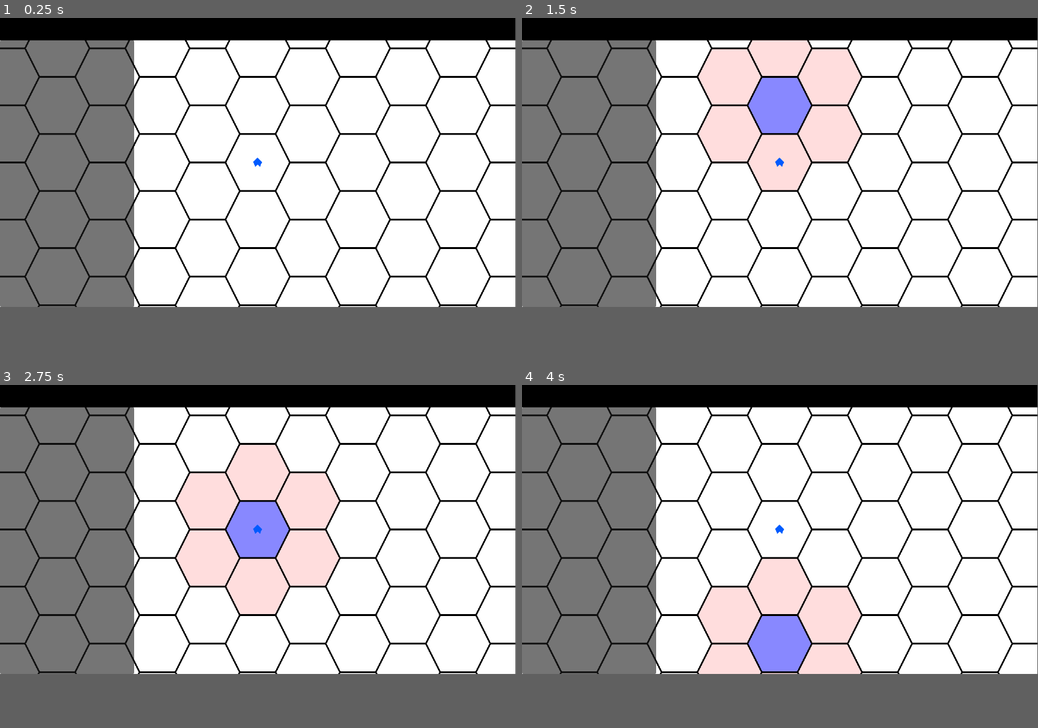
Above: before the commit, frames 1-4 (two rows, left to right).
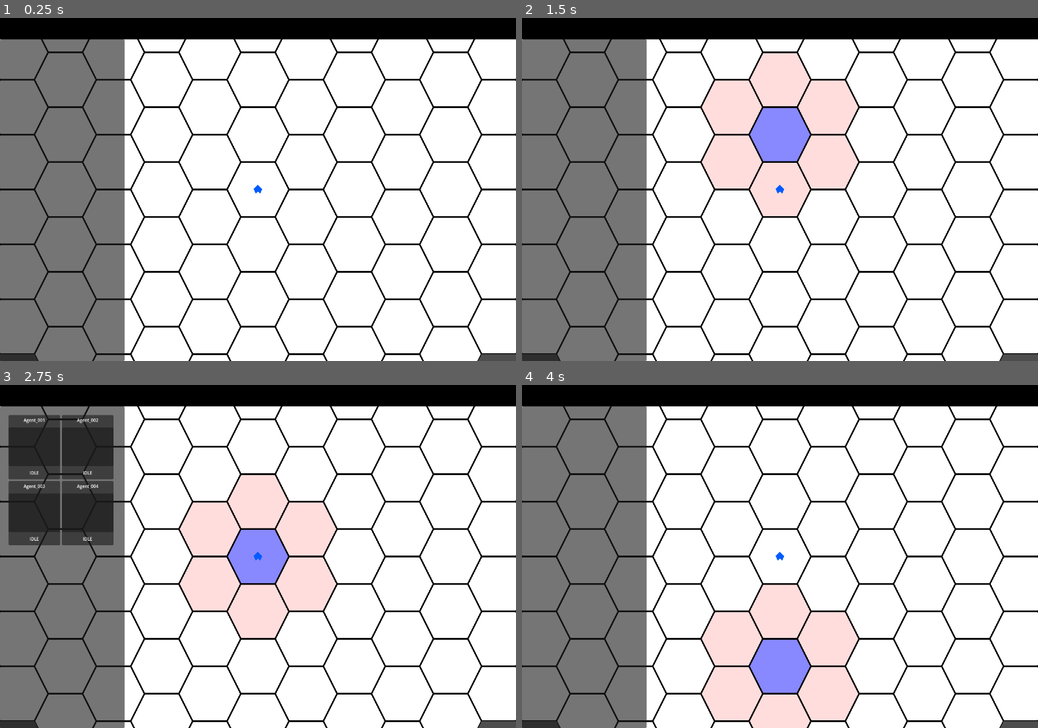
Above: after the commit, the same moments.

Repository: Drakosam/game_1
Game: Godot game, scene res://main_game_loop.tscn
Same seed, same stepped clock (60 frames per second), same inputs: the game is played once before the commit and once after it.
Inputs (mouse positions are in pixels of both pictures, inside the frame that each line leads up to):
- Up to frame 1 (0.25 s): no input
- Up to frame 2 (1.5 s): tap Enter at 0.5 s; move the mouse to (780, 48) at 0.52 s; click (780, 48) at 0.67 s; tap Space at 1.25 s; move the mouse to (780, 103) at 1.27 s; click (780, 103) at 1.42 s
- Up to frame 3 (2.75 s): tap Enter at 2 s; move the mouse to (258, 529) at 2.02 s; click (258, 529) at 2.17 s
- Up to frame 4 (4 s): tap Space at 2.75 s; move the mouse to (780, 587) at 2.77 s; click (780, 587) at 2.92 s; tap Enter at 3.5 s; move the mouse to (780, 642) at 3.52 s; click (780, 642) at 3.67 s
The window is 799x449 before the commit and 800x533 after it. Grey fills any space a smaller window leaves; there, only what the larger window draws over its background counts as a difference.

The runs differ from the first frame. In frame 1, 17% of the frame differs, in the area x 0-100%, y 0-100%; in frame 2, 23%; in frame 3, 29%; in frame 4, 24%.

Commit message:
-show agents in region

Diff:
--- a/Backend/agent_backend.gd
+++ b/Backend/agent_backend.gd
@@ -2,8 +2,10 @@
 
 
 var AgentClass = preload("res://Actors/agent.tscn")
+var show_region_name = ''
 
 signal update_agent_locations(agent_locations)
+signal update_agents_in_region(agents_list)
 
 func _ready():
 	pass
@@ -30,3 +32,13 @@
 		agent_locations.append(agent.tile_posytions)
 
 	emit_signal('update_agent_locations', agent_locations)
+
+
+func pick_agent_list_for_region(region_name = ''):
+	if show_region_name != region_name and region_name:
+		show_region_name = region_name
+		var agents_in_location = []
+		for agent in get_children():
+			if agent.tile_posytions == region_name:
+				agents_in_location.append(agent)
+		emit_signal("update_agents_in_region",agents_in_location)
--- a/Interface/agent_panel.gd
+++ b/Interface/agent_panel.gd
@@ -1,4 +1,6 @@
 extends Panel
+
+var AgentPreviewClass = preload('res://Interface/component/agent_preview.tscn')
 
 signal view_is_blocked(status)
 
@@ -6,9 +8,39 @@
 	pass
 
 
-func _on_scroll_container_mouse_entered():
+func _mouse_entered():
 	emit_signal('view_is_blocked',true)
 
 
-func _on_scroll_container_mouse_exited():
+func _mouse_exited():
 	emit_signal('view_is_blocked',false)
+
+
+func _add_preview(_agent):
+	var agent_preview = AgentPreviewClass.instantiate()
+	agent_preview.connect('update_block_vision',_update_block_view_signal)
+	agent_preview.set_agent(_agent)
+
+	$ScrollContainer/GridContainer.add_child(agent_preview)
+
+
+func _remove_preview(child):
+	child.disconnect('update_block_vision',_update_block_view_signal)
+	$ScrollContainer/GridContainer.remove_child(child)
+	child.queue_free()
+
+
+func _update_block_view_signal():
+	var block = false
+	for child in $ScrollContainer/GridContainer.get_children():
+		block = block or child.block_vision
+
+	emit_signal('view_is_blocked',block)
+
+
+func set_agents(agents_list):
+	for child in $ScrollContainer/GridContainer.get_children():
+		_remove_preview(child)
+
+	for agent in agents_list:
+		_add_preview(agent)
--- a/Interface/agent_panel.tscn
+++ b/Interface/agent_panel.tscn
@@ -5,7 +5,7 @@
 [node name="AgentPanel" type="Panel"]
 anchors_preset = 9
 anchor_bottom = 1.0
-offset_right = 300.0
+offset_right = 290.0
 grow_vertical = 2
 script = ExtResource("1_nxdh4")
 
@@ -14,6 +14,10 @@
 anchors_preset = 15
 anchor_right = 1.0
 anchor_bottom = 1.0
+offset_left = 20.0
+offset_top = 20.0
+offset_right = -20.0
+offset_bottom = -28.0
 grow_horizontal = 2
 grow_vertical = 2
 
@@ -23,5 +27,7 @@
 size_flags_vertical = 3
 columns = 2
 
-[connection signal="mouse_entered" from="ScrollContainer" to="." method="_on_scroll_container_mouse_entered"]
-[connection signal="mouse_exited" from="ScrollContainer" to="." method="_on_scroll_container_mouse_exited"]
+[connection signal="mouse_entered" from="." to="." method="_mouse_entered"]
+[connection signal="mouse_exited" from="." to="." method="_mouse_exited"]
+[connection signal="mouse_entered" from="ScrollContainer" to="." method="_mouse_entered"]
+[connection signal="mouse_exited" from="ScrollContainer" to="." method="_mouse_exited"]
--- a/Interface/camera_2d.gd
+++ b/Interface/camera_2d.gd
@@ -8,8 +8,12 @@
 
 
 func _input(event):
-	if (event is InputEventMouseButton) and Input.is_mouse_button_pressed(MOUSE_BUTTON_MIDDLE) :
+	if (event is InputEventMouseButton) and Input.is_mouse_button_pressed(MOUSE_BUTTON_MIDDLE):
 		start_posytion = get_global_mouse_position()
-		can_move = not can_move
+		can_move = true
+
+	if can_move and not Input.is_mouse_button_pressed(MOUSE_BUTTON_MIDDLE) :
+		can_move = false
+
 	if event is InputEventMouseMotion and can_move:
 		self.position += start_posytion - get_global_mouse_position()
--- /dev/null
+++ b/Interface/component/agent_preview.gd
@@ -0,0 +1,28 @@
+extends Panel
+
+var block_vision = false
+var aggent_preview = null
+
+signal update_block_vision()
+
+func _ready():
+	$VBoxContainer/ProgressBar.visible = false
+
+
+func _process(delta):
+	if aggent_preview:
+		$VBoxContainer/AgentName.text = str(aggent_preview.name)
+
+
+func set_agent(new_agent):
+	aggent_preview = new_agent
+
+
+func _on_panel_mouse_entered():
+	block_vision = true
+	emit_signal('update_block_vision')
+
+
+func _on_panel_mouse_exited():
+	block_vision = false
+	emit_signal('update_block_vision')
--- /dev/null
+++ b/Interface/component/agent_preview.tscn
@@ -0,0 +1,59 @@
+[gd_scene load_steps=3 format=3 uid="uid://baf2egdipkurt"]
+
+[ext_resource type="Script" path="res://Interface/component/agent_preview.gd" id="1_2mxmf"]
+
+[sub_resource type="StyleBoxFlat" id="StyleBoxFlat_8cc3e"]
+bg_color = Color(0.6, 0.6, 0.6, 0)
+
+[node name="s" type="Panel"]
+custom_minimum_size = Vector2(120, 150)
+offset_right = 40.0
+offset_bottom = 40.0
+script = ExtResource("1_2mxmf")
+
+[node name="VBoxContainer" type="VBoxContainer" parent="."]
+layout_mode = 1
+anchors_preset = 15
+anchor_right = 1.0
+anchor_bottom = 1.0
+offset_bottom = 34.0
+grow_horizontal = 2
+grow_vertical = 2
+
+[node name="AgentName" type="Label" parent="VBoxContainer"]
+custom_minimum_size = Vector2(0, 25)
+layout_mode = 2
+theme_override_font_sizes/font_size = 10
+text = "XXX"
+horizontal_alignment = 1
+vertical_alignment = 1
+
+[node name="Panel" type="Panel" parent="VBoxContainer"]
+custom_minimum_size = Vector2(0, 90)
+layout_mode = 2
+
+[node name="Label" type="Label" parent="VBoxContainer"]
+custom_minimum_size = Vector2(0, 25)
+layout_mode = 2
+theme_override_font_sizes/font_size = 10
+text = "IDLE"
+horizontal_alignment = 1
+vertical_alignment = 1
+
+[node name="ProgressBar" type="ProgressBar" parent="VBoxContainer"]
+custom_minimum_size = Vector2(0, 28)
+layout_mode = 2
+
+[node name="Panel" type="Panel" parent="."]
+layout_mode = 1
+anchors_preset = 15
+anchor_right = 1.0
+anchor_bottom = 1.0
+grow_horizontal = 2
+grow_vertical = 2
+theme_override_styles/panel = SubResource("StyleBoxFlat_8cc3e")
+
+[connection signal="mouse_entered" from="VBoxContainer" to="." method="_on_panel_mouse_entered"]
+[connection signal="mouse_exited" from="VBoxContainer" to="." method="_on_panel_mouse_exited"]
+[connection signal="mouse_entered" from="Panel" to="." method="_on_panel_mouse_entered"]
+[connection signal="mouse_exited" from="Panel" to="." method="_on_panel_mouse_exited"]
--- a/World/world_level.gd
+++ b/World/world_level.gd
@@ -3,6 +3,7 @@
 var Tile = preload("res://World/world_tile.tscn")
 
 signal registerTile(tile)
+signal region_picked(region_name)
 
 func _ready():
 	pass
@@ -34,6 +35,8 @@
 	for hex in get_children():
 		hex.hex_has_ben_picked(hex_name, pick_position)
 
+	emit_signal('region_picked',hex_name)
+
 
 func draw_hex_line(line_size, start_x, start_y,tile_name=''):
 	var hex_d = 128
--- a/World/world_map.gd
+++ b/World/world_map.gd
@@ -4,6 +4,8 @@
 var list_level = []
 
 signal registerTile(tile)
+signal region_picked(region_name)
+
 
 func _ready():
 	$CloudLevel.set_level_with_size(3)
@@ -21,6 +23,7 @@
 func view_is_bloced(status):
 	for item in list_level:
 		item.view_is_bloced(status)
+
 
 func _input(event):
 	if (event is InputEventKey) and Input.is_key_pressed(KEY_KP_ADD) :
@@ -47,3 +50,7 @@
 
 func _registerTile(tile):
 	emit_signal('registerTile',tile)
+
+
+func _region_picked(hex_name):
+	emit_signal("region_picked",hex_name)
--- a/World/world_map.tscn
+++ b/World/world_map.tscn
@@ -26,10 +26,17 @@
 [node name="UnderCitysLevel" parent="." instance=ExtResource("2_r0rki")]
 visible = false
 
+[connection signal="region_picked" from="CloudLevel" to="." method="_region_picked"]
 [connection signal="registerTile" from="CloudLevel" to="." method="_registerTile"]
+[connection signal="region_picked" from="TopLevel" to="." method="_region_picked"]
 [connection signal="registerTile" from="TopLevel" to="." method="_registerTile"]
+[connection signal="region_picked" from="CommerceLevel" to="." method="_region_picked"]
 [connection signal="registerTile" from="CommerceLevel" to="." method="_registerTile"]
+[connection signal="region_picked" from="BaseLevel" to="." method="_region_picked"]
 [connection signal="registerTile" from="BaseLevel" to="." method="_registerTile"]
+[connection signal="region_picked" from="UndergroundLevel" to="." method="_region_picked"]
 [connection signal="registerTile" from="UndergroundLevel" to="." method="_registerTile"]
+[connection signal="region_picked" from="DeapUndergroundLvel" to="." method="_region_picked"]
 [connection signal="registerTile" from="DeapUndergroundLvel" to="." method="_registerTile"]
+[connection signal="region_picked" from="UnderCitysLevel" to="." method="_region_picked"]
 [connection signal="registerTile" from="UnderCitysLevel" to="." method="_registerTile"]
--- a/main_game_loop.gd
+++ b/main_game_loop.gd
@@ -30,3 +30,11 @@
 
 func _on_view_is_blocked(status):
 	$WorldMap.view_is_bloced(status)
+
+
+func _on_world_map_region_picked(region_name):
+	$AgentBackend.pick_agent_list_for_region(region_name)
+
+
+func _on_agent_backend_update_agents_in_region(agents_list):
+	$CanvasLayer/AgentPanel.set_agents(agents_list)
--- a/main_game_loop.tscn
+++ b/main_game_loop.tscn
@@ -28,5 +28,7 @@
 
 [connection signal="view_is_blocked" from="CanvasLayer/TopPanel" to="." method="_on_view_is_blocked"]
 [connection signal="view_is_blocked" from="CanvasLayer/AgentPanel" to="." method="_on_view_is_blocked"]
+[connection signal="region_picked" from="WorldMap" to="." method="_on_world_map_region_picked"]
 [connection signal="registerTile" from="WorldMap" to="." method="_on_world_map_register_tile"]
 [connection signal="update_agent_locations" from="AgentBackend" to="." method="_on_agent_backend_update_agent_locations"]
+[connection signal="update_agents_in_region" from="AgentBackend" to="." method="_on_agent_backend_update_agents_in_region"]
--- a/project.godot
+++ b/project.godot
@@ -14,3 +14,12 @@
 run/main_scene="res://main_game_loop.tscn"
 config/features=PackedStringArray("4.1", "Forward Plus")
 config/icon="res://icon.svg"
+
+[display]
+
+window/size/viewport_width=1200
+window/size/viewport_height=800
+
+[rendering]
+
+anti_aliasing/quality/use_taa=true
